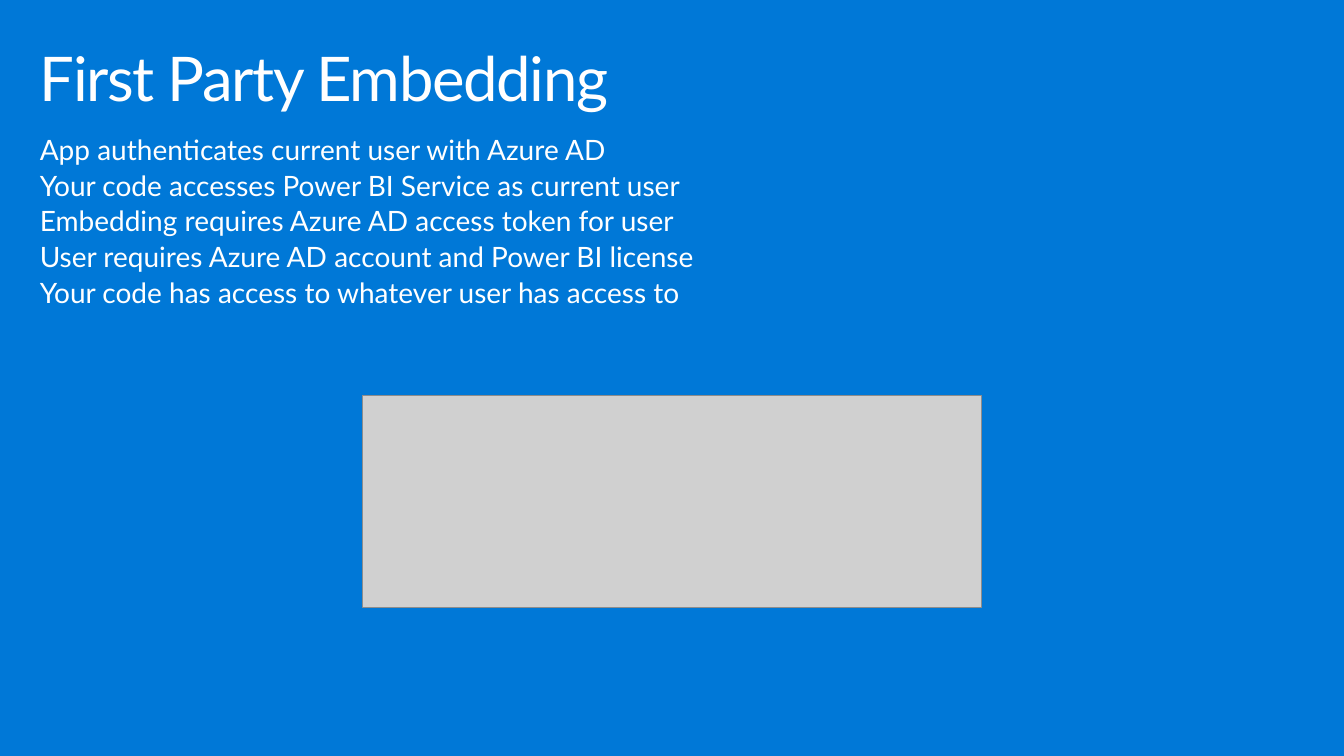
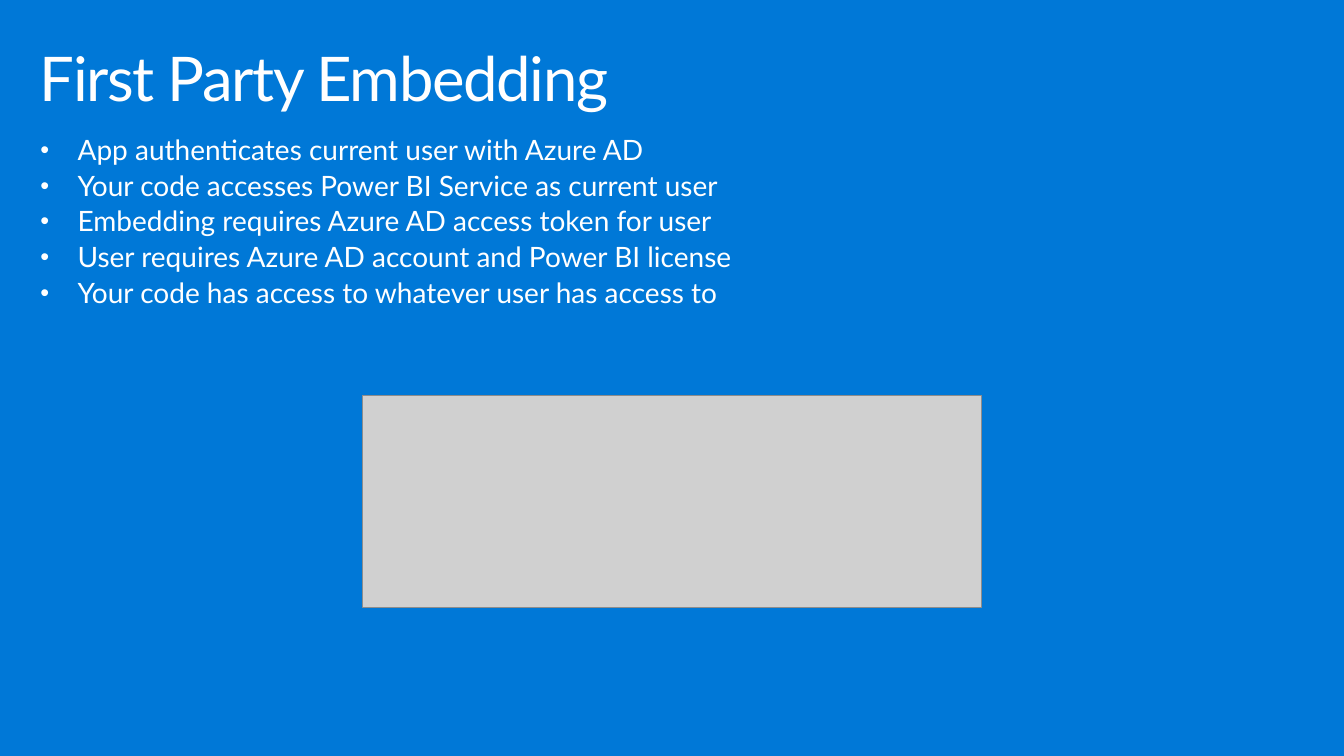
Before and after one commit to hnc198/AzurePowerBI, a slide deck: slide 7 of 4. Hands-on Modules/Embedding/1. What is Power BI Embedded.pptx (slide 8 before the commit). Drawn at 1344x756 pixels with LibreOffice and Linux fonts; fonts in the diff are those of the drawing; grey boxes stand for pictures. Boxes give left, top, right and bottom in pixels: in the first picture for what was removed or moved away, otherwise in the second. Text is boxed around its words. In the diff, an @@ line names an element or a change of style, - is before the commit and + after.

```diff
--- a/4. Hands-on Modules/Embedding/1. What is Power BI Embedded.pptx
+++ b/4. Hands-on Modules/Embedding/1. What is Power BI Embedded.pptx
@@ text "App authenticates current user with ..." at <box>78,139,731,304</box>: bullet none to • @@
```
Also in this commit, not shown: 3 other slides changed, 1 slide removed, 3 other files.
